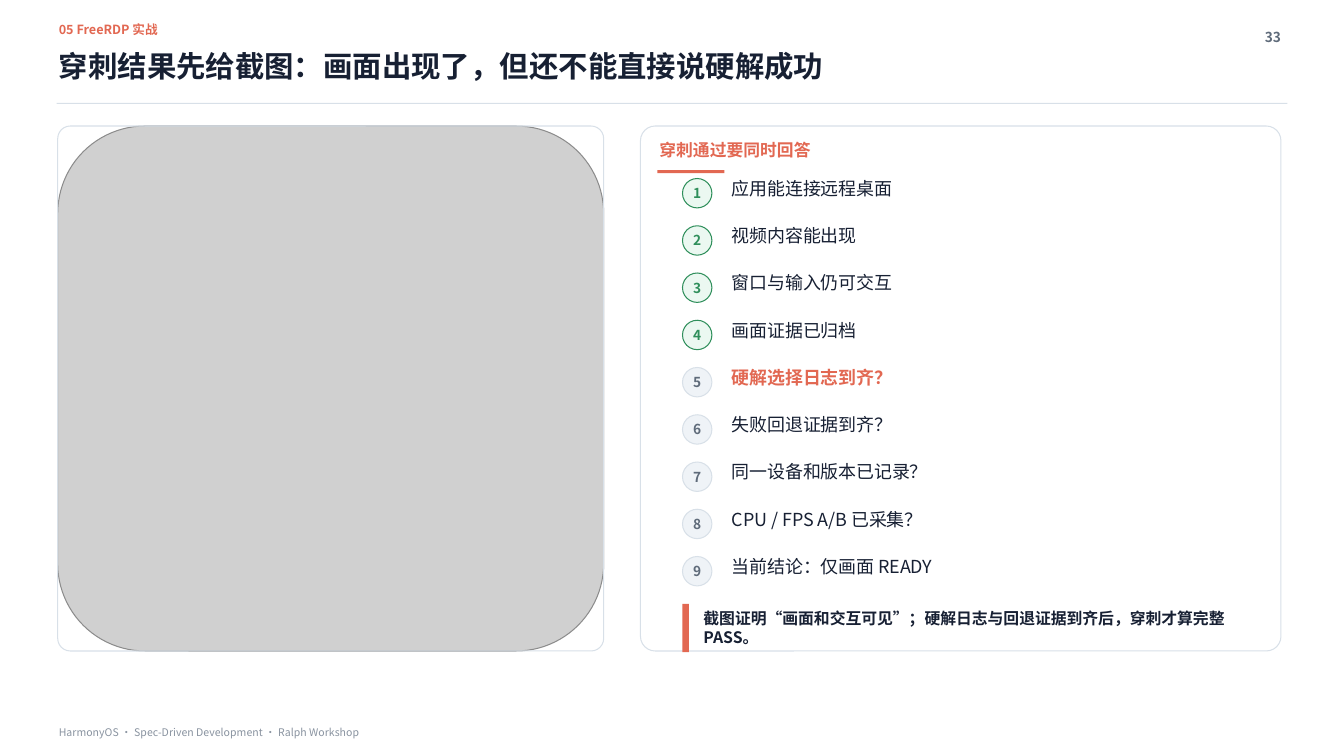
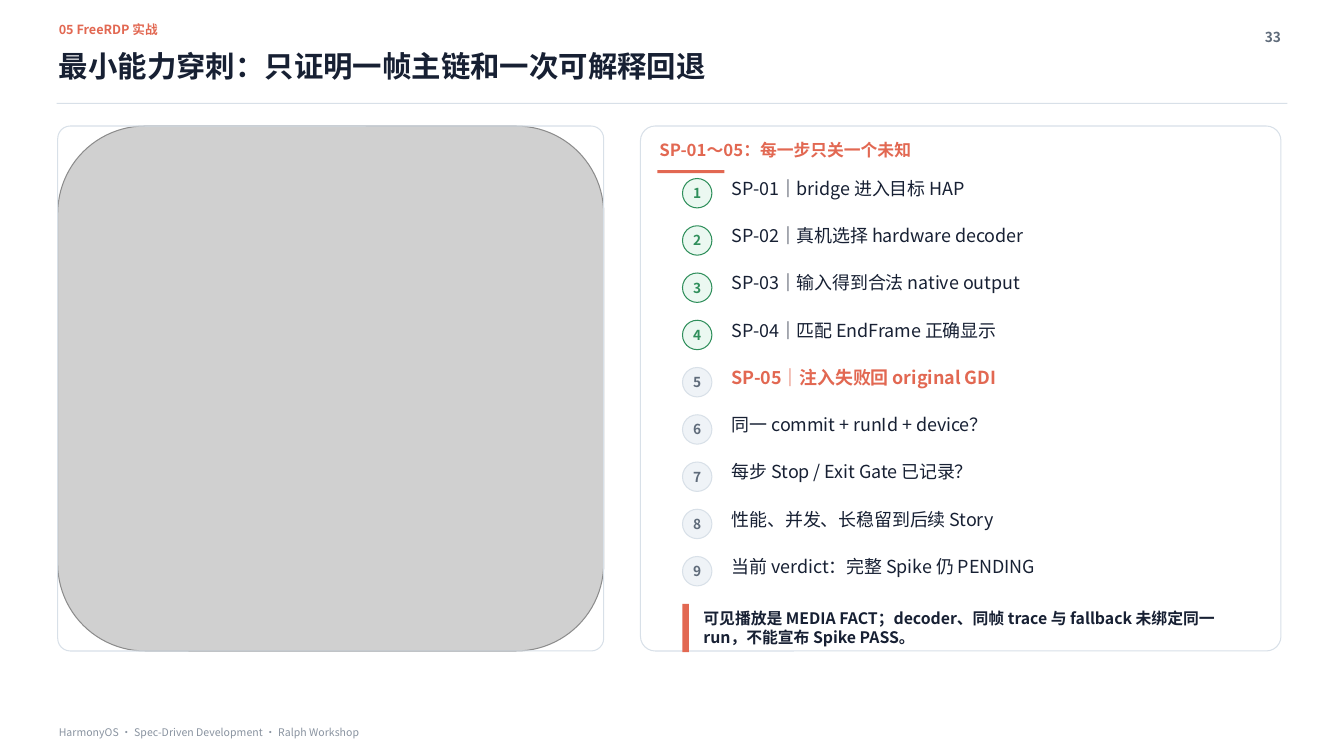
Before and after one commit to xiaomu120413/harmonyos-sdd-ralph-workshop, a slide deck: slide 33 of deliverables/HarmonyOS_SDD_Ralph_Workshop_MDM证据增强版.pptx. Drawn at 1344x756 pixels with LibreOffice and Linux fonts; fonts in the diff are those of the drawing; grey boxes stand for pictures. Boxes give left, top, right and bottom in pixels: in the first picture for what was removed or moved away, otherwise in the second. Text is boxed around its words. In the diff, an @@ line names an element or a change of style, - is before the commit and + after.

```diff
--- a/deliverables/HarmonyOS_SDD_Ralph_Workshop_MDM证据增强版.pptx
+++ b/deliverables/HarmonyOS_SDD_Ralph_Workshop_MDM证据增强版.pptx
@@ text at bbox=[59, 52, 706, 80]: text changed @@
-穿刺结果先给截图：画面出现了，但还不能直接说硬解成功
+最小能力穿刺：只证明一帧主链和一次可解释回退
@@ text at bbox=[659, 141, 911, 158]: text changed @@
-穿刺通过要同时回答
+SP-01～05：每一步只关一个未知
@@ text at bbox=[732, 179, 965, 200]: text changed @@
-应用能连接远程桌面
+SP-01｜bridge 进入目标 HAP
@@ text at bbox=[732, 226, 1023, 244]: text changed @@
-视频内容能出现
+SP-02｜真机选择 hardware decoder
@@ text at bbox=[732, 273, 1020, 293]: text changed @@
-窗口与输入仍可交互
+SP-03｜输入得到合法 native output
@@ text at bbox=[732, 321, 996, 339]: text changed @@
-画面证据已归档
+SP-04｜匹配 EndFrame 正确显示
@@ text at bbox=[732, 368, 996, 389]: text changed @@
-硬解选择日志到齐？
+SP-05｜注入失败回 original GDI
@@ text at bbox=[732, 416, 988, 433]: text changed @@
-失败回退证据到齐？
+同一 commit + runId + device？
@@ text at bbox=[732, 463, 972, 482]: text changed @@
-同一设备和版本已记录？
+每步 Stop / Exit Gate 已记录？
@@ text at bbox=[732, 511, 993, 530]: text changed @@
-CPU / FPS A/B 已采集？
+性能、并发、长稳留到后续 Story
@@ text at bbox=[732, 558, 1035, 577]: text changed @@
-当前结论：仅画面 READY
+当前 verdict：完整 Spike 仍 PENDING
@@ text at bbox=[703, 610, 1215, 647]: text changed @@
-截图证明“画面和交互可见”；硬解日志与回退证据到齐后，穿刺才算完整 PASS。
+可见播放是 MEDIA FACT；decoder、同帧 trace 与 fallback 未绑定同一 run，不能宣布 Spike PASS。
```
Also in this commit, not shown: 9 other slides changed, 1 slide added, 1 slide removed, 8 other files.
